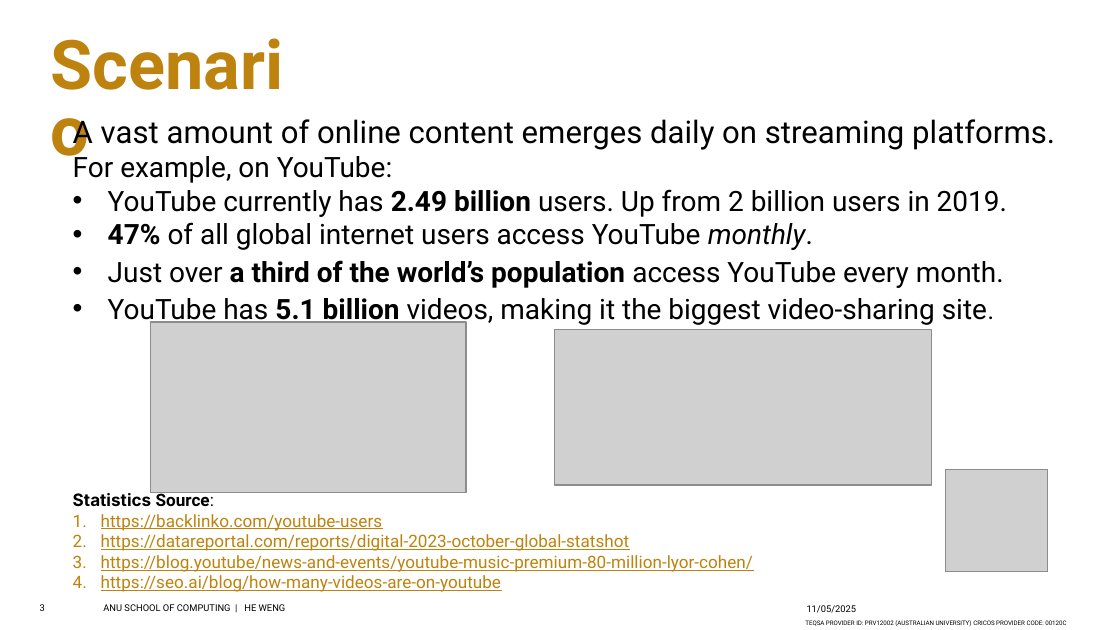
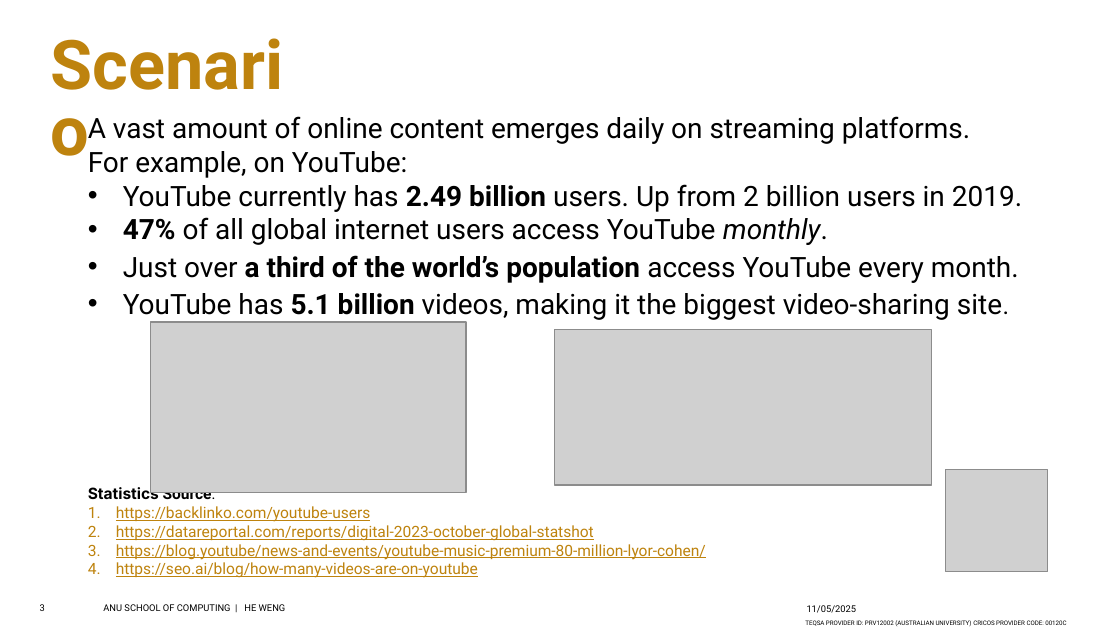
Before and after one commit to hahahaHan233/Study-HIP, a slide deck: slide 3 of src/Pre.pptx. Drawn at 1120x630 pixels with LibreOffice and Linux fonts; fonts in the diff are those of the drawing; grey boxes stand for pictures; background and template pictures are left out. Boxes give left, top, right and bottom in pixels: in the first picture for what was removed or moved away, otherwise in the second. Text is boxed around its words. In the diff, an @@ line names an element or a change of style, - is before the commit and + after.

```diff
--- a/src/Pre.pptx
+++ b/src/Pre.pptx
@@ text "A vast amount of online ...": place and size @@
-text "A vast amount of online ..." at [73,119,1055,592]
+text "A vast amount of online ..." at [88,116,1022,578]
@@ text at [88,116,970,578]: size 20 to 18 pt in "A vast amount of online content emerges ..."; size 11 to 10 pt in "Statistics Source:", "https://backlinko.com/youtube-users", "https://datareportal.com/reports/digital-2023-october-global ...", "https://blog.youtube/news-and-events/youtube-music-premium-8 ..." and 1 more places @@
```
Also in this commit, not shown: 8 other slides changed.
